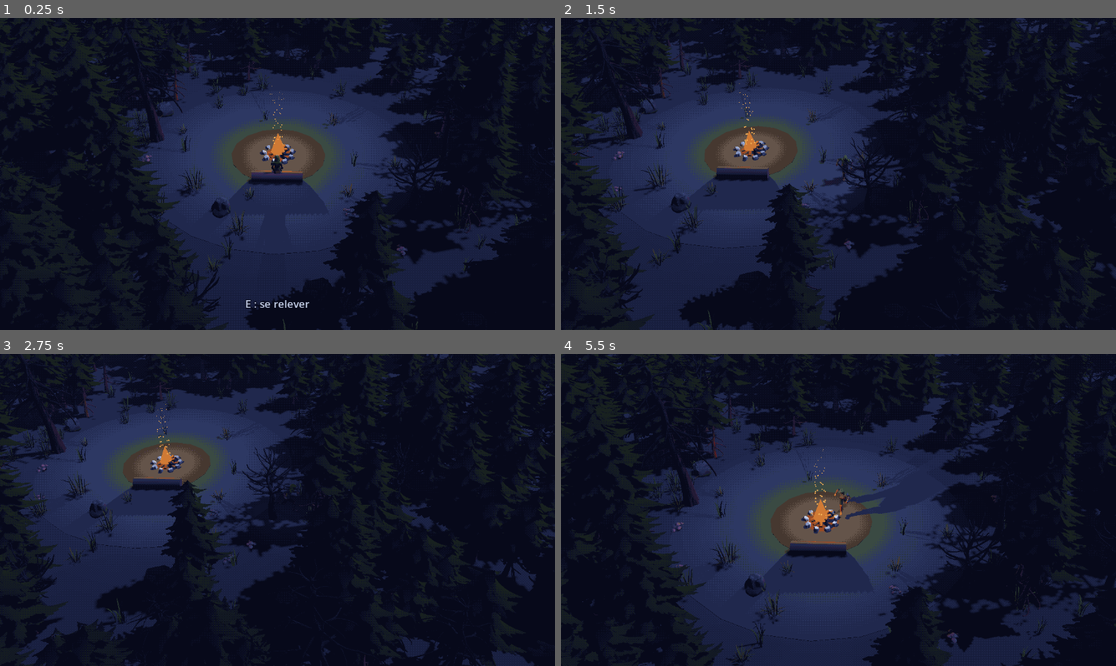
Above: before the commit, frames 1-4 (two rows, left to right).
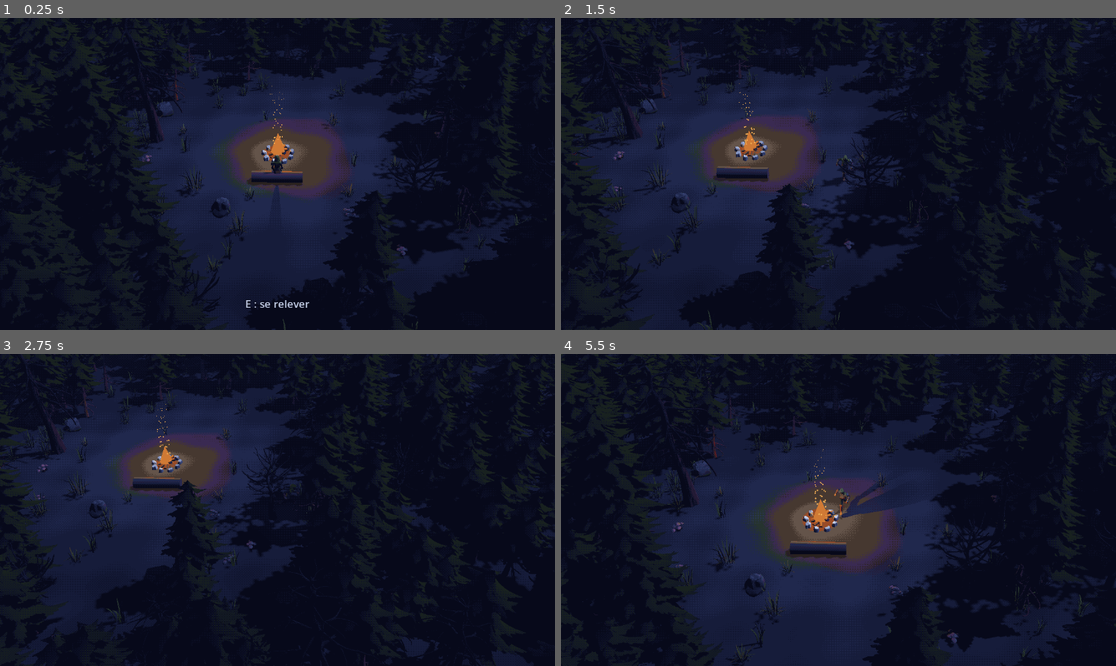
Above: after the commit, the same moments.

Repository: tomberardpro-tech/Dark-Fantasy
Game: Godot game, scene res://scenes/main.tscn
Same seed, same stepped clock (60 frames per second), same inputs: the game is played once before the commit and once after it.
Inputs (mouse positions are in pixels of both pictures, inside the frame that each line leads up to):
- Up to frame 1 (0.25 s): no input
- Up to frame 2 (1.5 s): tap Enter at 0.5 s; move the mouse to (960, 158) at 0.52 s; hold D (droite) 0.53-1.28 s; hold Shift (courir) 0.53-1.28 s; click (960, 158) at 0.67 s; move the mouse to (727, 189) at 1.27 s; hold Down from 1.28 s (still down); tap E (interagir) at 1.35 s
- Up to frame 3 (2.75 s): move the mouse to (333, 441) at 2.02 s; release Down at 2.03 s; hold D (droite) from 2.03 s (still down); tap S (reculer) at 2.1 s
- Up to frame 4 (5.5 s): move the mouse to (810, 572) at 2.77 s; release D (droite) at 2.78 s; hold W (avancer) 2.78-3.53 s; tap Space (roulade) at 2.85 s; click (810, 572) at 2.92 s; move the mouse to (1005, 556) at 3.52 s; hold Shift (courir) 3.53-4.28 s; hold A (gauche) 3.53-5.03 s; move the mouse to (672, 463) at 4.27 s; tap E (interagir) at 4.35 s; move the mouse to (866, 510) at 5.02 s; hold Down from 5.03 s (still down); tap S (reculer) at 5.1 s; click (866, 510) at 5.17 s

The runs differ from the first frame. In frame 1, 3.8% of the frame differs, in the area x 18-79%, y 10-76%; in frame 2, 3.6%; in frame 3, 3.4%; in frame 4, 4.9%, in the area x 20-80%, y 15-92%.

Commit message:
Sol en dégradé doux : plus de grands ronds à bord net
La terre autour du feu, l'herbe de la clairière et le sol de la forêt se fondent
progressivement, avec des bords irréguliers.

Co-Authored-By: Claude Opus 5.5 <noreply@anthropic.com>

Diff:
--- a/scenes/main.tscn
+++ b/scenes/main.tscn
@@ -9,6 +9,7 @@
 [ext_resource type="Script" path="res://scripts/rendu.gd" id="7_rendu"]
 [ext_resource type="Shader" path="res://shaders/palette.gdshader" id="8_palette"]
 [ext_resource type="PackedScene" path="res://assets/personnage/Male_Ranger.gltf" id="9_ranger"]
+[ext_resource type="Shader" path="res://shaders/sol.gdshader" id="10_sol"]
 
 [sub_resource type="ShaderMaterial" id="Material_palette"]
 shader = ExtResource("8_palette")
@@ -31,31 +32,10 @@
 [sub_resource type="PlaneMesh" id="PlaneMesh_sol"]
 size = Vector2(120, 120)
 
-[sub_resource type="StandardMaterial3D" id="Material_sol"]
-albedo_color = Color(0.149, 0.2, 0.184, 1)
-roughness = 1.0
+[sub_resource type="ShaderMaterial" id="Material_sol"]
+shader = ExtResource("10_sol")
 
 [sub_resource type="WorldBoundaryShape3D" id="Shape_sol"]
-
-[sub_resource type="CylinderMesh" id="CylinderMesh_clairiere"]
-top_radius = 7.5
-bottom_radius = 7.5
-height = 0.02
-radial_segments = 24
-
-[sub_resource type="StandardMaterial3D" id="Material_clairiere"]
-albedo_color = Color(0.18, 0.239, 0.227, 1)
-roughness = 1.0
-
-[sub_resource type="CylinderMesh" id="CylinderMesh_terre"]
-top_radius = 2.6
-bottom_radius = 2.6
-height = 0.02
-radial_segments = 16
-
-[sub_resource type="StandardMaterial3D" id="Material_terre"]
-albedo_color = Color(0.227, 0.184, 0.161, 1)
-roughness = 1.0
 
 [sub_resource type="CylinderMesh" id="CylinderMesh_tronc"]
 top_radius = 0.3
@@ -115,16 +95,6 @@
 [node name="Forme" type="CollisionShape3D" parent="Rendu/Monde/Sol"]
 shape = SubResource("Shape_sol")
 
-[node name="Clairiere" type="MeshInstance3D" parent="Rendu/Monde"]
-position = Vector3(0, 0.01, 0)
-mesh = SubResource("CylinderMesh_clairiere")
-material_override = SubResource("Material_clairiere")
-
-[node name="TerreAutourDuFeu" type="MeshInstance3D" parent="Rendu/Monde"]
-position = Vector3(0, 0.02, 0)
-mesh = SubResource("CylinderMesh_terre")
-material_override = SubResource("Material_terre")
-
 [node name="FeuDeCamp" type="Node3D" parent="Rendu/Monde"]
 script = ExtResource("2_feu")
 
--- /dev/null
+++ b/shaders/sol.gdshader
@@ -0,0 +1,33 @@
+shader_type spatial;
+// Le sol : les couleurs se fondent doucement, sans cercle visible.
+// Terre autour du feu, puis herbe de la clairière, puis sol plus sombre de la forêt.
+// Les bords sont irréguliers grâce à de petites ondulations.
+
+uniform vec3 terre_du_feu : source_color = vec3(0.275, 0.220, 0.188);
+uniform vec3 herbe_clairiere : source_color = vec3(0.180, 0.239, 0.227);
+uniform vec3 sol_foret : source_color = vec3(0.149, 0.200, 0.184);
+// Rayons (en mètres) où se font les passages d'une couleur à l'autre.
+uniform float fin_de_la_terre = 4.0;
+uniform float fin_de_la_clairiere = 9.0;
+
+varying vec3 position_monde;
+
+void vertex() {
+	position_monde = (MODEL_MATRIX * vec4(VERTEX, 1.0)).xyz;
+}
+
+float ondulation(vec2 p) {
+	return sin(p.x * 0.9 + 1.3) * cos(p.y * 0.7) * 0.6 + sin(p.x * 0.31 - p.y * 0.47) * 0.9;
+}
+
+void fragment() {
+	vec2 p = position_monde.xz;
+	float r = length(p) + ondulation(p);
+	vec3 couleur = mix(herbe_clairiere, sol_foret, smoothstep(fin_de_la_clairiere - 3.0, fin_de_la_clairiere + 2.0, r));
+	couleur = mix(terre_du_feu, couleur, smoothstep(fin_de_la_terre - 2.2, fin_de_la_terre + 0.8, r));
+	// De légères taches pour que le sol ne soit pas uni.
+	couleur *= 0.93 + 0.07 * sin(p.x * 1.7) * cos(p.y * 1.3);
+	ALBEDO = couleur;
+	ROUGHNESS = 1.0;
+	SPECULAR = 0.1;
+}
Not shown, added: shaders/sol.gdshader.uid
